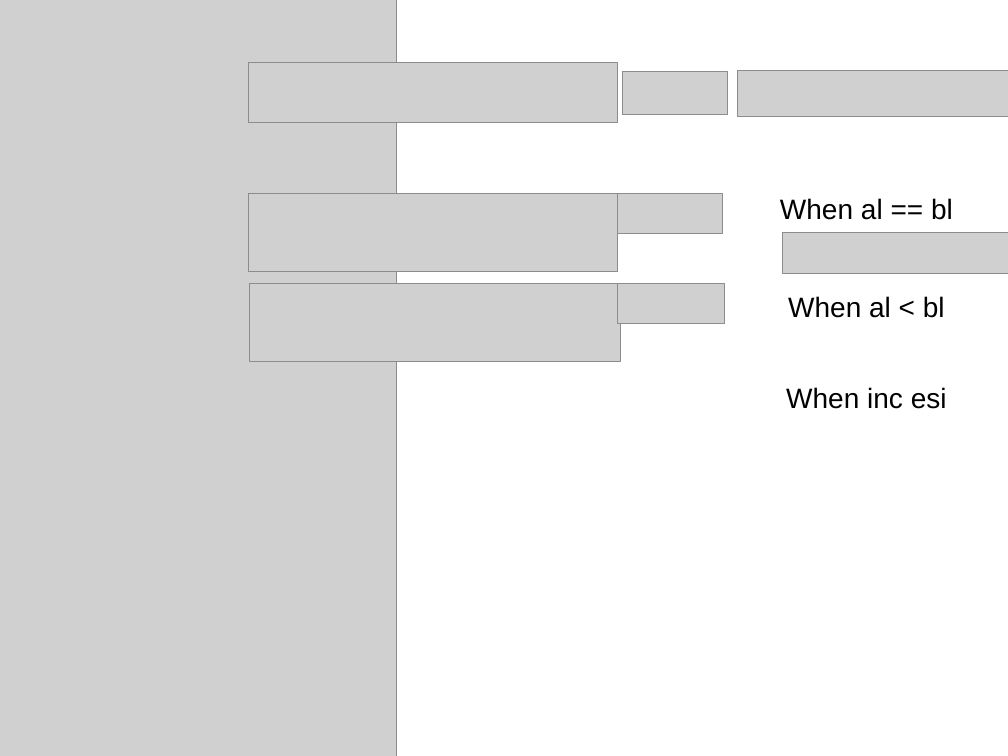
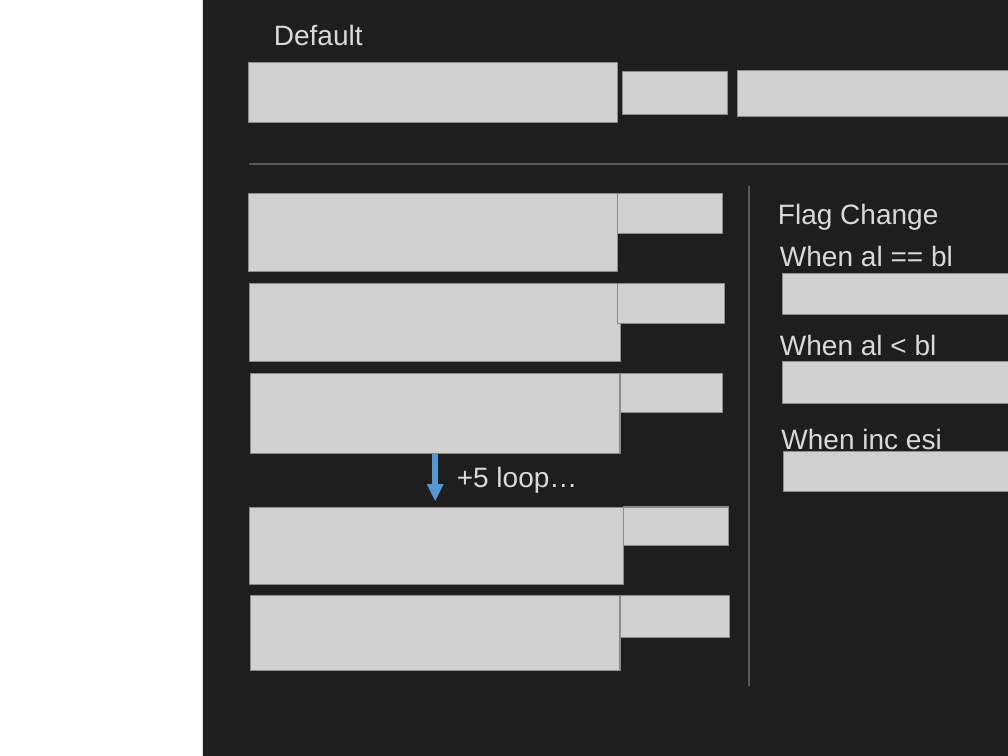
Before and after one commit to YsNaive/AssemblyLanguageCourse, a slide deck: slide 6 of ASM_CourseProject/lab/week 5/Lab5_English.pptx. Drawn at 1008x756 pixels with LibreOffice and Linux fonts; fonts in the diff are those of the drawing; grey boxes stand for pictures; background and template pictures are left out. Boxes give left, top, right and bottom in pixels: in the first picture for what was removed or moved away, otherwise in the second. Text is boxed around its words. In the diff, an @@ line names an element or a change of style, - is before the commit and + after.

```diff
--- a/ASM_CourseProject/lab/week 5/Lab5_English.pptx
+++ b/ASM_CourseProject/lab/week 5/Lab5_English.pptx
@@ picture removed at (x1=0, y1=0, x2=396, y2=756) @@
@@ rectangle added at (x1=203, y1=0, x2=1008, y2=756), fill #1E1E1E @@
@@ text added at (x1=274, y1=24, x2=363, y2=46), 20 pt, text #D9D9D9 @@
+Default
@@ line added from (249, 164) to (1008, 164), #595959 1.75 pt @@
@@ line added from (749, 186) to (749, 685), #595959 1.75 pt @@
@@ text added at (x1=778, y1=203, x2=938, y2=229), 20 pt, text #D9D9D9 @@
+Flag Change
@@ text colour #000000 to #D9D9D9 in 3 elements at (x1=780, y1=334, x2=937, y2=356), (x1=781, y1=428, x2=942, y2=454), (x1=780, y1=245, x2=953, y2=267) @@
@@ text "When al == bl" moved from (x1=780, y1=198, x2=953, y2=220) to (x1=780, y1=245, x2=953, y2=267) @@
@@ picture moved from (x1=783, y1=233, x2=1008, y2=274) to (x1=783, y1=273, x2=1008, y2=314) @@
@@ text "When al < bl" moved from (x1=788, y1=296, x2=945, y2=318) to (x1=780, y1=334, x2=937, y2=356) @@
@@ picture added at (x1=250, y1=374, x2=620, y2=454) @@
@@ picture added at (x1=618, y1=374, x2=723, y2=413) @@
@@ picture added at (x1=783, y1=362, x2=1008, y2=404) @@
@@ text "When inc esi" moved from (x1=786, y1=387, x2=947, y2=409) to (x1=781, y1=428, x2=942, y2=454) @@
@@ arrow added from (435, 454) to (435, 501), #5698D3 4 pt @@
@@ text added at (x1=457, y1=466, x2=577, y2=492), 20 pt, text #D9D9D9 @@
++5 loop…
@@ picture added at (x1=783, y1=452, x2=1008, y2=491) @@
@@ picture added at (x1=250, y1=508, x2=624, y2=585) @@
@@ picture added at (x1=624, y1=507, x2=729, y2=546) @@
@@ picture added at (x1=250, y1=596, x2=620, y2=671) @@
@@ picture added at (x1=620, y1=596, x2=729, y2=638) @@
```
Also in this commit, not shown: 9 other files.
